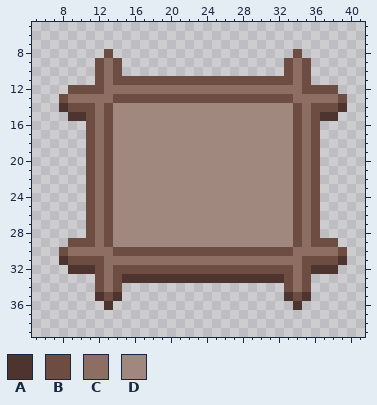
Pixel-art file: Assets/Arts/GameUI/ShopUI/ShopBigPanelBorder.aseprite. Above: the version before the commit.
48x48 pixels, 1 frame. Shown: x 5..41, y 5..39. The old version is drawn lined up with the new one.
Palette (. is transparent): A #4e342e  B #6d4c41  C #8d6e63  D #a1887f
Pixels before, first column x 8:
 8 .....B....................B.....
 9 ....BCB..................BCB....
10 ....BCB..................BCB....
11 ....BCBBBBBBBBBBBBBBBBBBBBCB....
12 .BBBBCCCCCCCCCCCCCCCCCCCCCCBBBB.
13 BCCCCCBBBBBBBBBBBBBBBBBBBBCCCCCB
14 ABBBCBDDDDDDDDDDDDDDDDDDDDBCBBBA
15 .AABCBDDDDDDDDDDDDDDDDDDDDBCBAA.
16 ...BCBDDDDDDDDDDDDDDDDDDDDBCB...
17 ...BCBDDDDDDDDDDDDDDDDDDDDBCB...
18 ...BCBDDDDDDDDDDDDDDDDDDDDBCB...
19 ...BCBDDDDDDDDDDDDDDDDDDDDBCB...
20 ...BCBDDDDDDDDDDDDDDDDDDDDBCB...
21 ...BCBDDDDDDDDDDDDDDDDDDDDBCB...
22 ...BCBDDDDDDDDDDDDDDDDDDDDBCB...
23 ...BCBDDDDDDDDDDDDDDDDDDDDBCB...
24 ...BCBDDDDDDDDDDDDDDDDDDDDBCB...
25 ...BCBDDDDDDDDDDDDDDDDDDDDBCB...
26 ...BCBDDDDDDDDDDDDDDDDDDDDBCB...
27 ...BCBDDDDDDDDDDDDDDDDDDDDBCB...
28 ...BCBDDDDDDDDDDDDDDDDDDDDBCB...
29 .BBBCBDDDDDDDDDDDDDDDDDDDDBCBBB.
30 BCCCCCBBBBBBBBBBBBBBBBBBBBCCCCCB
31 ABBBBCCCCCCCCCCCCCCCCCCCCCCBBBBA
32 .AAABCBBBBBBBBBBBBBBBBBBBBCBAAA.
33 ....BCBAAAAAAAAAAAAAAAAAABCB....
34 ....BCB..................BCB....
35 ....ABA..................ABA....
36 .....A....................A.....
Now the later version:
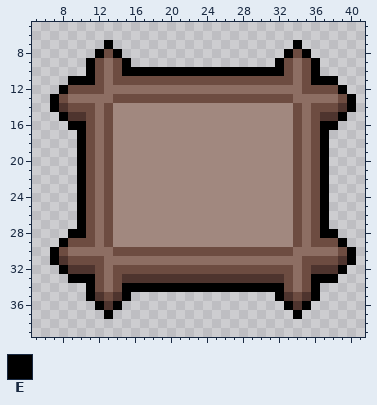
Colours new in this view: E #000000
What changed:
whole drawing moved by +8,+6 (the old picture is shown already moved)
Changed rows in their new state; - is an unchanged pixel.
first column x 7:
 7 ------E--------------------E------
 8 -----E-E------------------E-E-----
 9 ----E---E----------------E---E----
10 ----E---EEEEEEEEEEEEEEEEEE---E----
11 --EEE------------------------EEE--
12 -E------------------------------E-
13 E--------------------------------E
14 E--------------------------------E
15 -E------------------------------E-
16 --EE--------------------------EE--
17 ---E--------------------------E---
18 ---E--------------------------E---
19 ---E--------------------------E---
20 ---E--------------------------E---
21 ---E--------------------------E---
22 ---E--------------------------E---
23 ---E--------------------------E---
24 ---E--------------------------E---
25 ---E--------------------------E---
26 ---E--------------------------E---
27 ---E--------------------------E---
28 --EE--------------------------EE--
29 -E------------------------------E-
30 E--------------------------------E
31 E--------------------------------E
32 -E------------------------------E-
33 --EEE------------------------EEE--
34 ----E---EEEEEEEEEEEEEEEEEE---E----
35 ----E---E----------------E---E----
36 -----E-E------------------E-E-----
37 ------E--------------------E------
Pixel boxes of the changes (left, top, right, bottom) in both pictures:
added: (50, 40, 356, 319)
